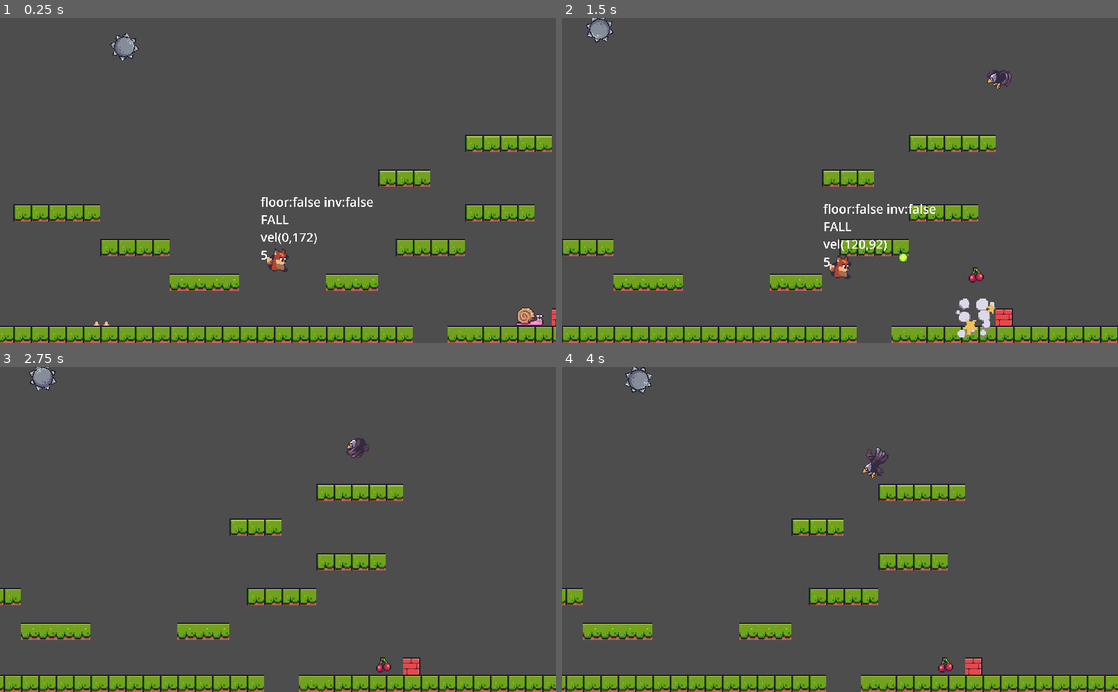
Above: before the commit, frames 1-4 (two rows, left to right).
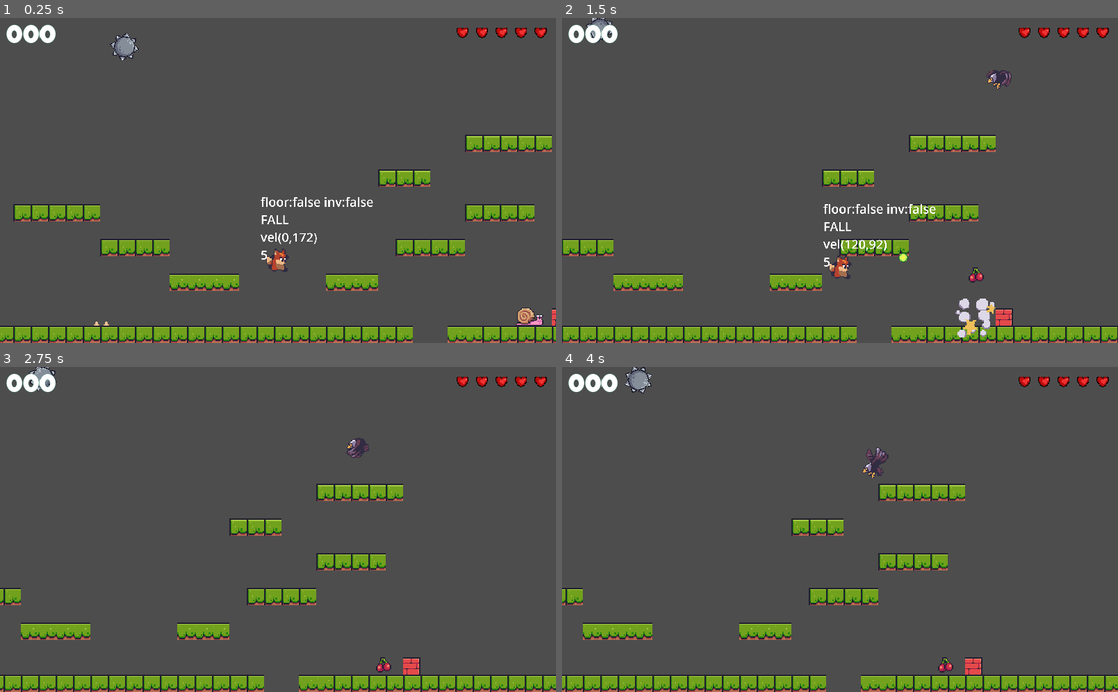
Above: after the commit, the same moments.

Repository: Babrakov/foxy-antics
Game: Godot game, scene res://scenes/level_base/level_base.tscn
Two runs of this game, one before a commit and one after it. Both use one fixed random seed, a clock stepped at 60 frames per second and the inputs below.
Inputs:
- Up to frame 1 (0.25 s): no input
- Up to frame 2 (1.5 s): hold Right (right) from 0.53 s (still down); tap Space (shoot) at 0.6, 1.35 s; tap Alt (jump) at 0.77 s
- Up to frame 3 (2.75 s): tap Alt (jump) at 1.52 s; release Right (right) at 2.03 s; hold Left (left) from 2.03 s (still down); tap Space (shoot) at 2.1 s
- Up to frame 4 (4 s): release Left (left) at 2.78 s; hold Right (right) from 2.78 s (still down); tap Space (shoot) at 2.85, 3.6 s; tap Alt (jump) at 3.02, 3.77 s

The runs differ from the first frame. In frame 1, 0.6% of the frame differs, in the area x 1-99%, y 2-8%; in frame 2, 0.6%; in frame 3, 0.6%; in frame 4, 0.6%.

Commit message:
Game Hud

Diff:
--- /dev/null
+++ b/scenes/hud/hud.tscn
@@ -0,0 +1,130 @@
+[gd_scene load_steps=5 format=3 uid="uid://bdn30cao25hiw"]
+
+[ext_resource type="LabelSettings" uid="uid://c57087kb6t0iv" path="res://assets/LG_white_48.tres" id="1_xm8uw"]
+[ext_resource type="Texture2D" uid="uid://dqw1fky0at4al" path="res://assets/items/pixel heart 2.png" id="2_bblll"]
+[ext_resource type="LabelSettings" uid="uid://b2dyrr3deoxuq" path="res://assets/LG_blue_64.tres" id="3_sihl4"]
+[ext_resource type="LabelSettings" uid="uid://dwoj7dgthifc0" path="res://assets/LG_white_24.tres" id="4_tj22e"]
+
+[node name="Hud" type="Control"]
+layout_mode = 3
+anchors_preset = 15
+anchor_right = 1.0
+anchor_bottom = 1.0
+grow_horizontal = 2
+grow_vertical = 2
+
+[node name="MC" type="MarginContainer" parent="."]
+layout_mode = 1
+anchors_preset = 15
+anchor_right = 1.0
+anchor_bottom = 1.0
+grow_horizontal = 2
+grow_vertical = 2
+theme_override_constants/margin_left = 12
+theme_override_constants/margin_top = 12
+theme_override_constants/margin_right = 12
+theme_override_constants/margin_bottom = 12
+
+[node name="HB" type="HBoxContainer" parent="MC"]
+layout_mode = 2
+size_flags_vertical = 0
+
+[node name="ScoreLabel" type="Label" parent="MC/HB"]
+layout_mode = 2
+size_flags_horizontal = 3
+text = "000"
+label_settings = ExtResource("1_xm8uw")
+
+[node name="HBHearts" type="HBoxContainer" parent="MC/HB"]
+layout_mode = 2
+
+[node name="H1" type="TextureRect" parent="MC/HB/HBHearts"]
+layout_mode = 2
+texture = ExtResource("2_bblll")
+stretch_mode = 4
+
+[node name="H2" type="TextureRect" parent="MC/HB/HBHearts"]
+layout_mode = 2
+texture = ExtResource("2_bblll")
+stretch_mode = 4
+
+[node name="H3" type="TextureRect" parent="MC/HB/HBHearts"]
+layout_mode = 2
+texture = ExtResource("2_bblll")
+stretch_mode = 4
+
+[node name="H4" type="TextureRect" parent="MC/HB/HBHearts"]
+layout_mode = 2
+texture = ExtResource("2_bblll")
+stretch_mode = 4
+
+[node name="H5" type="TextureRect" parent="MC/HB/HBHearts"]
+layout_mode = 2
+texture = ExtResource("2_bblll")
+stretch_mode = 4
+
+[node name="ColorRect" type="ColorRect" parent="."]
+visible = false
+layout_mode = 1
+anchors_preset = 15
+anchor_right = 1.0
+anchor_bottom = 1.0
+grow_horizontal = 2
+grow_vertical = 2
+color = Color(0, 0.00392157, 0.0980392, 0.866667)
+
+[node name="VBLabelComplete" type="VBoxContainer" parent="ColorRect"]
+layout_mode = 1
+anchors_preset = 8
+anchor_left = 0.5
+anchor_top = 0.5
+anchor_right = 0.5
+anchor_bottom = 0.5
+offset_left = -20.0
+offset_top = -20.0
+offset_right = 20.0
+offset_bottom = 20.0
+grow_horizontal = 2
+grow_vertical = 2
+
+[node name="Label" type="Label" parent="ColorRect/VBLabelComplete"]
+layout_mode = 2
+text = "LEVEL COMPLETE"
+label_settings = ExtResource("3_sihl4")
+horizontal_alignment = 1
+vertical_alignment = 1
+
+[node name="Label2" type="Label" parent="ColorRect/VBLabelComplete"]
+layout_mode = 2
+text = "Press Jump For Next Level"
+label_settings = ExtResource("4_tj22e")
+horizontal_alignment = 1
+vertical_alignment = 1
+
+[node name="VBGameOver" type="VBoxContainer" parent="ColorRect"]
+layout_mode = 1
+anchors_preset = 8
+anchor_left = 0.5
+anchor_top = 0.5
+anchor_right = 0.5
+anchor_bottom = 0.5
+offset_left = -20.0
+offset_top = -20.0
+offset_right = 20.0
+offset_bottom = 20.0
+grow_horizontal = 2
+grow_vertical = 2
+
+[node name="Label" type="Label" parent="ColorRect/VBGameOver"]
+layout_mode = 2
+text = "GAME OVER"
+label_settings = ExtResource("3_sihl4")
+horizontal_alignment = 1
+vertical_alignment = 1
+
+[node name="Label2" type="Label" parent="ColorRect/VBGameOver"]
+layout_mode = 2
+text = "Press Jump For Main Menu"
+label_settings = ExtResource("4_tj22e")
+horizontal_alignment = 1
+vertical_alignment = 1
--- a/scenes/level_base/level_base.tscn
+++ b/scenes/level_base/level_base.tscn
@@ -9,6 +9,7 @@
 [ext_resource type="PackedScene" uid="uid://dplhqmo21pa0r" path="res://scenes/enemies/eagle.tscn" id="7_414nb"]
 [ext_resource type="PackedScene" uid="uid://cqdlc1oojtjwa" path="res://scenes/ball_spikes/ball_spikes.tscn" id="8_saesu"]
 [ext_resource type="PackedScene" uid="uid://bdmg06nb8ce11" path="res://scenes/floor_spikes/floor_spikes.tscn" id="9_7eoi8"]
+[ext_resource type="PackedScene" uid="uid://bdn30cao25hiw" path="res://scenes/hud/hud.tscn" id="10_xvp2t"]
 
 [sub_resource type="TileSetAtlasSource" id="TileSetAtlasSource_oavpr"]
 texture = ExtResource("1_6hlfd")
@@ -280,3 +281,7 @@
 
 [node name="FloorSpikes" parent="Dangers" instance=ExtResource("9_7eoi8")]
 position = Vector2(-63, -12)
+
+[node name="CanvasLayer" type="CanvasLayer" parent="."]
+
+[node name="Hud" parent="CanvasLayer" instance=ExtResource("10_xvp2t")]
Not shown: 1 places in assets/LG_white_48.tres that only renumber resources
Not shown: 1 places in scenes/level_base/level_base.tscn that only renumber resources
